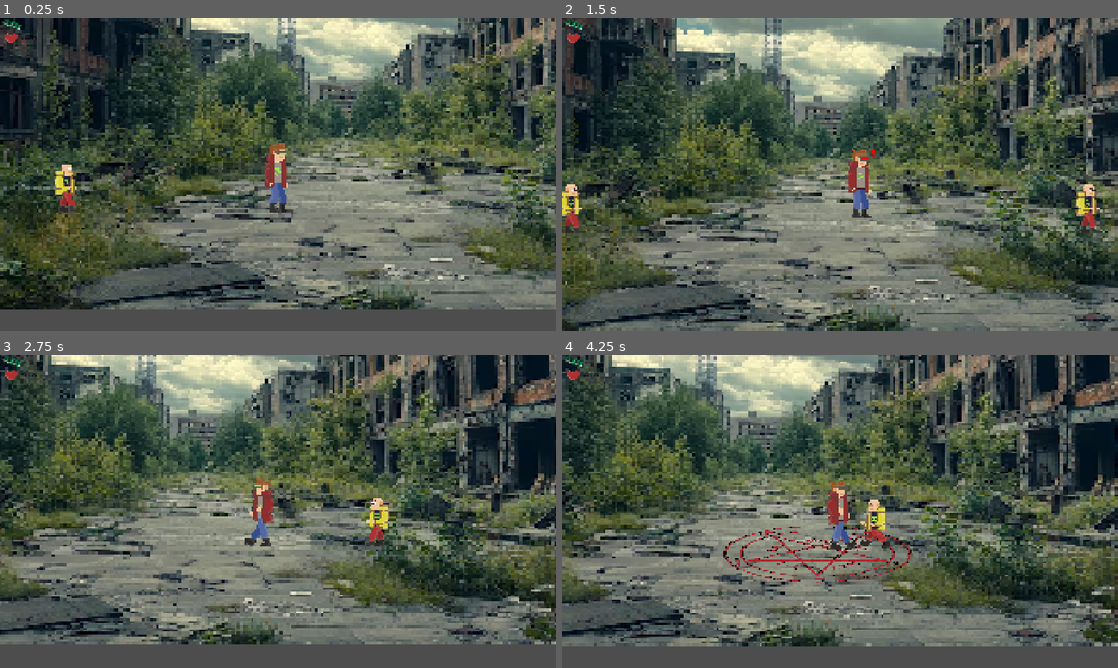
Above: before the commit, frames 1-4 (two rows, left to right).
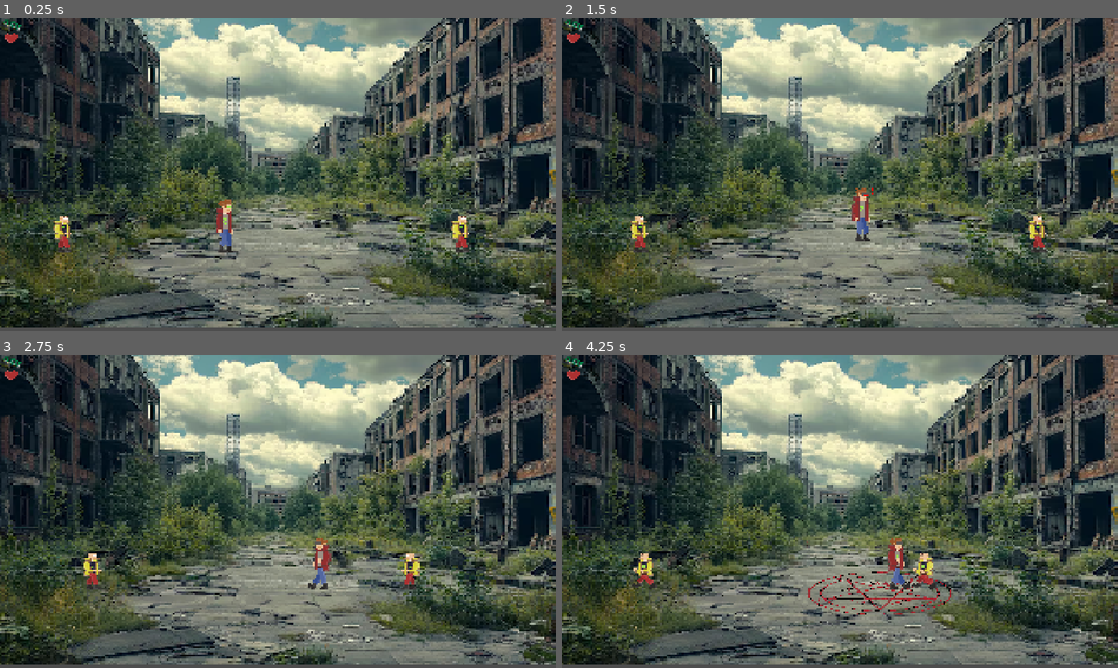
Above: after the commit, the same moments.

Repository: NetoCZ/Metro
Game: Godot game, scene res://Scenes/nextnext.tscn
Two runs of this game, one before a commit and one after it. Both use one fixed random seed, a clock stepped at 60 frames per second and the inputs below. This scene is started directly instead of the project's main scene.
Inputs:
- Up to frame 1 (0.25 s): no input
- Up to frame 2 (1.5 s): tap Enter (ui_accept) at 0.5 s; hold F (attack) 0.53-1.28 s; hold D (move_right) from 0.53 s (still down); tap Space (move_jump) at 0.77 s; tap P (hurt) at 1.35 s
- Up to frame 3 (2.75 s): tap Space (move_jump) at 1.52 s; release D (move_right) at 2.03 s; hold A (move_left) from 2.03 s (still down); hold E (interruct) from 2.03 s (still down)
- Up to frame 4 (4.25 s): release A (move_left) at 2.78 s; release E (interruct) at 2.78 s; hold D (move_right) from 2.78 s (still down); tap F (attack) at 2.85 s; tap Space (move_jump) at 3.02, 3.77 s; hold P (hurt) from 3.53 s (still down)

The runs differ from the first frame. In frame 1, 75% of the frame differs, in the area x 0-100%, y 0-99%; in frame 2, 70%; in frame 3, 77%; in frame 4, 77%.

Commit message:
prebuildddffddddffffsdfggfrf

Diff:
--- a/Scenes/nextnext.tscn
+++ b/Scenes/nextnext.tscn
@@ -45,6 +45,9 @@
 size = Vector2(591, 266)
 
 [node name="Nextnext" type="Node2D" unique_id=787677190]
+
+[node name="Camera2D" type="Camera2D" parent="." unique_id=959610906]
+position = Vector2(178, -156)
 
 [node name="BgVenku" type="Sprite2D" parent="." unique_id=432666819]
 z_index = -2
